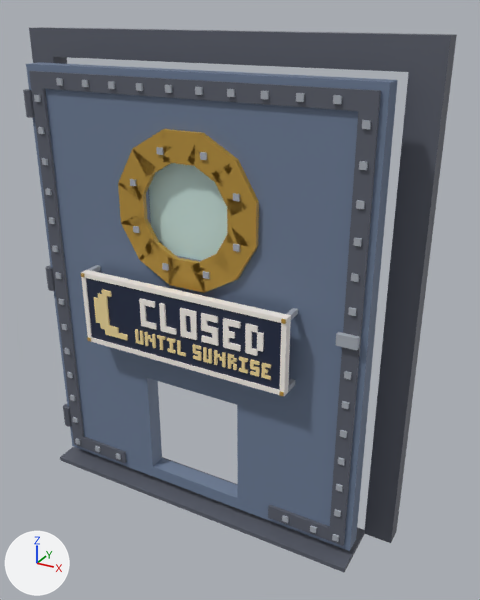
One commit to the FBX model assets/cat-cafe/exports/CatCafe_Door_PortholeHatch_Back.fbx: the scene before it, then after it.
Camera for both pictures: a 50 mm lens placed at (0.0538, -0.0829, 0.0825), pointed at (0.0061, 0.004, 0.0391). Every picture has the same lights, and +X, +Y and +Z are marked at lower left. The first picture is the older version. Where no turn or scale is listed for an object, it has been applied to the vertices.

In view in the first picture: 'CatCafe_Door_PortholeHatch_Back', 'CatCafe_Door_PortholeHatch_Back_Leaf', 'CatCafe_Door_PortholeHatch_Back_Leaf_Glass', 'CatCafe_Door_PortholeHatch_Back_Sign', 'CatCafe_Door_PortholeHatch_Back_Sign_Bulb'.
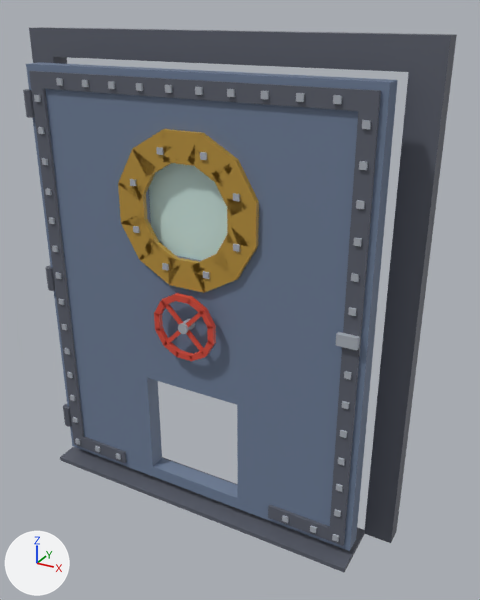
Boxes (x1, y1, x2, y2) around the edits, measured in the pictures (480 x 600 px):
'CatCafe_Door_PortholeHatch_Back_Sign', deleted
    before: (81, 265, 298, 396)
'CatCafe_Door_PortholeHatch_Back_Sign_Bulb', deleted
    before: (94, 289, 271, 380)

What changed in the scene script:
```text
Remove ob_catcafe_door_portholehatch_back_sign:
    ob_catcafe_door_portholehatch_back_sign = bpy.data.objects.new('CatCafe_Door_PortholeHatch_Back_Sign', me_catcafe_door_portholehatch_back_sign)
    ob_catcafe_door_portholehatch_back_sign.location = (-0.0288, -0.0022, 0.0)
Remove ob_catcafe_door_portholehatch_back_sign_bulb:
    ob_catcafe_door_portholehatch_back_sign_bulb = bpy.data.objects.new('CatCafe_Door_PortholeHatch_Back_Sign_Bulb', me_catcafe_door_portholehatch_back_sign_bulb)
    ob_catcafe_door_portholehatch_back_sign_bulb.location = (-0.0288, -0.0022, 0.0)
```
